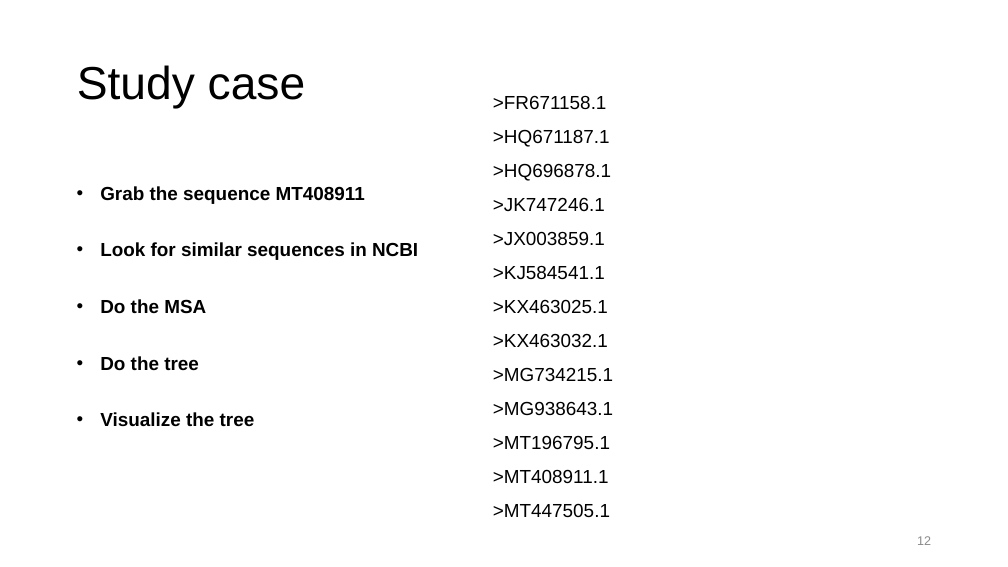
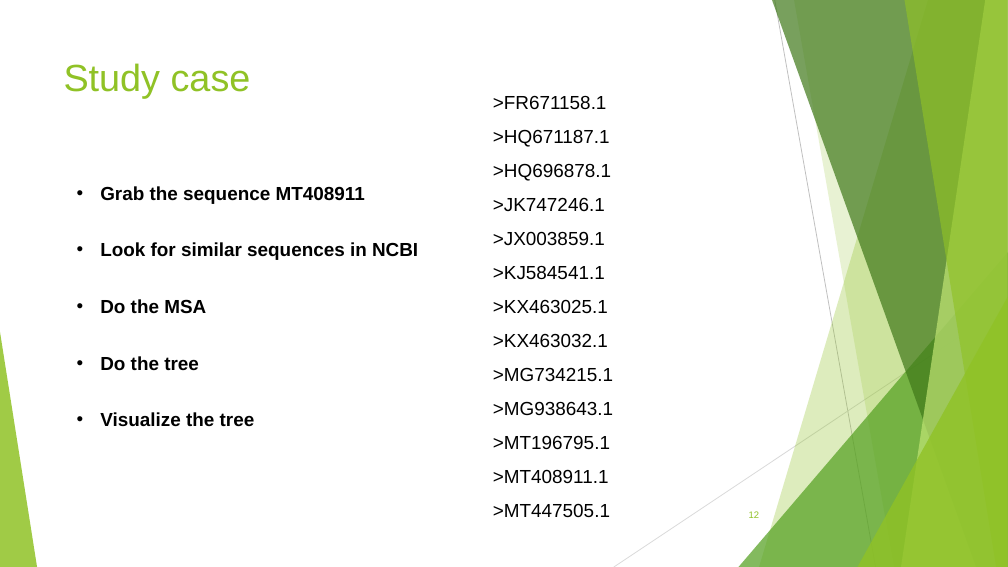
Before and after one commit to Yedomon/GBioS_Training_Genomics_Plant_Breeding_2024, a slide deck: slide 12 of Section04/Section04_Hands_on_session.pptx. Drawn at 1008x567 pixels with LibreOffice and Linux fonts; fonts in the diff are those of the drawing. Boxes give left, top, right and bottom in pixels: in the first picture for what was removed or moved away, otherwise in the second. Text is boxed around its words. In the diff, an @@ line names an element or a change of style, - is before the commit and + after.

```diff
--- a/Section04/Section04_Hands_on_session.pptx
+++ b/Section04/Section04_Hands_on_session.pptx
@@ title "Study case": place and size @@
-title "Study case" at [77, 65, 306, 109]
+title "Study case" at [64, 63, 251, 99]
@@ title "Study case" at [64, 63, 251, 99]: size 44 to 36 pt, text colour #000000 to #90C226; line spacing 0.9 to 1; vertical alignment middle to top @@
@@ group added at [0, 0, 1008, 567]: 5 freeform shapes, 3 triangles, 2 lines @@
@@ page number: place and size @@
-page number at [917, 536, 931, 545]
+page number at [749, 511, 760, 518]
@@ page number at [749, 511, 760, 518]: size 12 to 9 pt, text colour #8C8C8C to #90C226 @@
```
Also in this commit, not shown: 12 other slides changed.
